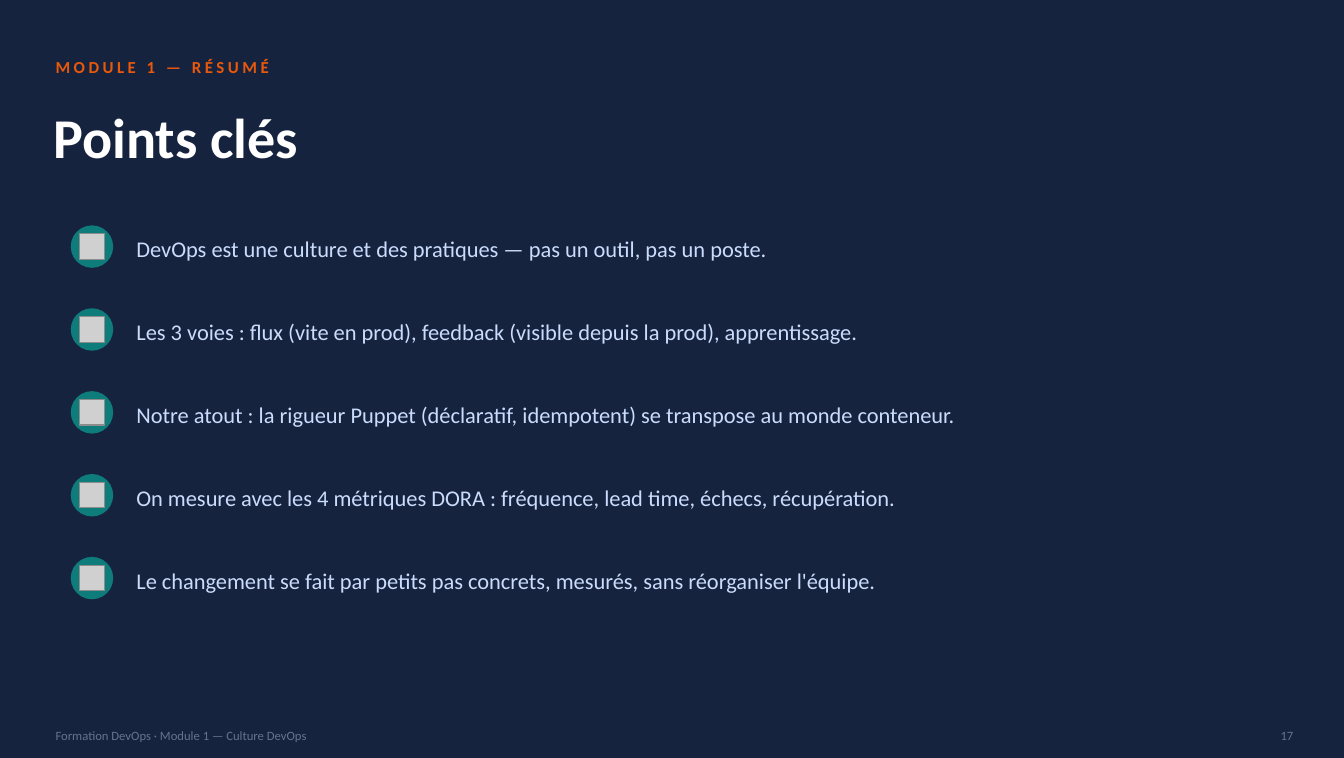
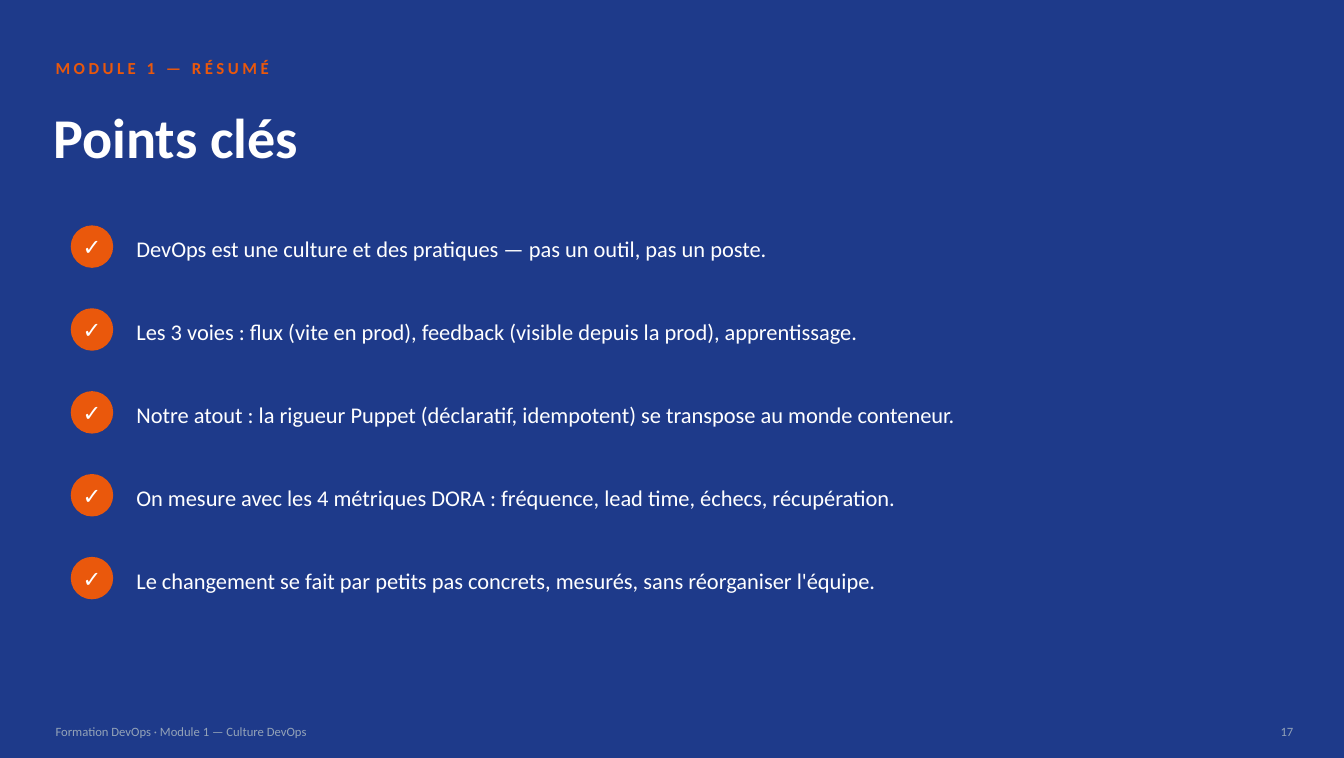
Before and after one commit to TopheC/Formation-DevOps, a slide deck: slide 17 of module-01-culture-devops/Formation-DevOps-Module-01-Culture.pptx. Drawn at 1344x758 pixels with LibreOffice and Linux fonts; fonts in the diff are those of the drawing; grey boxes stand for pictures. Boxes give left, top, right and bottom in pixels: in the first picture for what was removed or moved away, otherwise in the second. Text is boxed around its words. In the diff, an @@ line names an element or a change of style, - is before the commit and + after.

Commit message:
Module 1 : refonte thème Enterprise Blue (bandeau bleu/orange, correction contraste slides dark)

```diff
--- a/module-01-culture-devops/Formation-DevOps-Module-01-Culture.pptx
+++ b/module-01-culture-devops/Formation-DevOps-Module-01-Culture.pptx
@@ background #16233F to #1E3A8A @@
@@ text added at box(71, 225, 113, 268), 16 pt, text #FFFFFF, bold @@
+✓
@@ picture removed at box(79, 233, 104, 259) @@
@@ text added at box(71, 308, 113, 351), 16 pt, text #FFFFFF, bold @@
+✓
@@ picture removed at box(79, 316, 104, 342) @@
@@ text added at box(71, 391, 113, 434), 16 pt, text #FFFFFF, bold @@
+✓
@@ picture removed at box(79, 399, 104, 424) @@
@@ text added at box(71, 474, 113, 516), 16 pt, text #FFFFFF, bold @@
+✓
@@ picture removed at box(79, 482, 104, 507) @@
@@ fill #0E7C7B to #EA580C in 5 elements at box(71, 225, 113, 268), box(71, 308, 113, 351), box(71, 391, 113, 434), box(71, 474, 113, 516), box(71, 557, 113, 599) @@
@@ text added at box(71, 557, 113, 599), 16 pt, text #FFFFFF, bold @@
+✓
@@ picture removed at box(79, 565, 104, 590) @@
@@ text colour #CADCFC to #FFFFFF in 5 elements at box(136, 241, 766, 261), box(136, 324, 857, 344), box(136, 407, 955, 427), box(136, 490, 894, 510), box(136, 573, 875, 593) @@
@@ text "Formation DevOps · Module 1 ..." at box(56, 727, 307, 738): text colour #64748B to #94A3B8 @@
@@ text "17" at box(1281, 728, 1294, 736): text colour #64748B to #94A3B8 @@
```
Also in this commit, not shown: 17 other slides changed.
